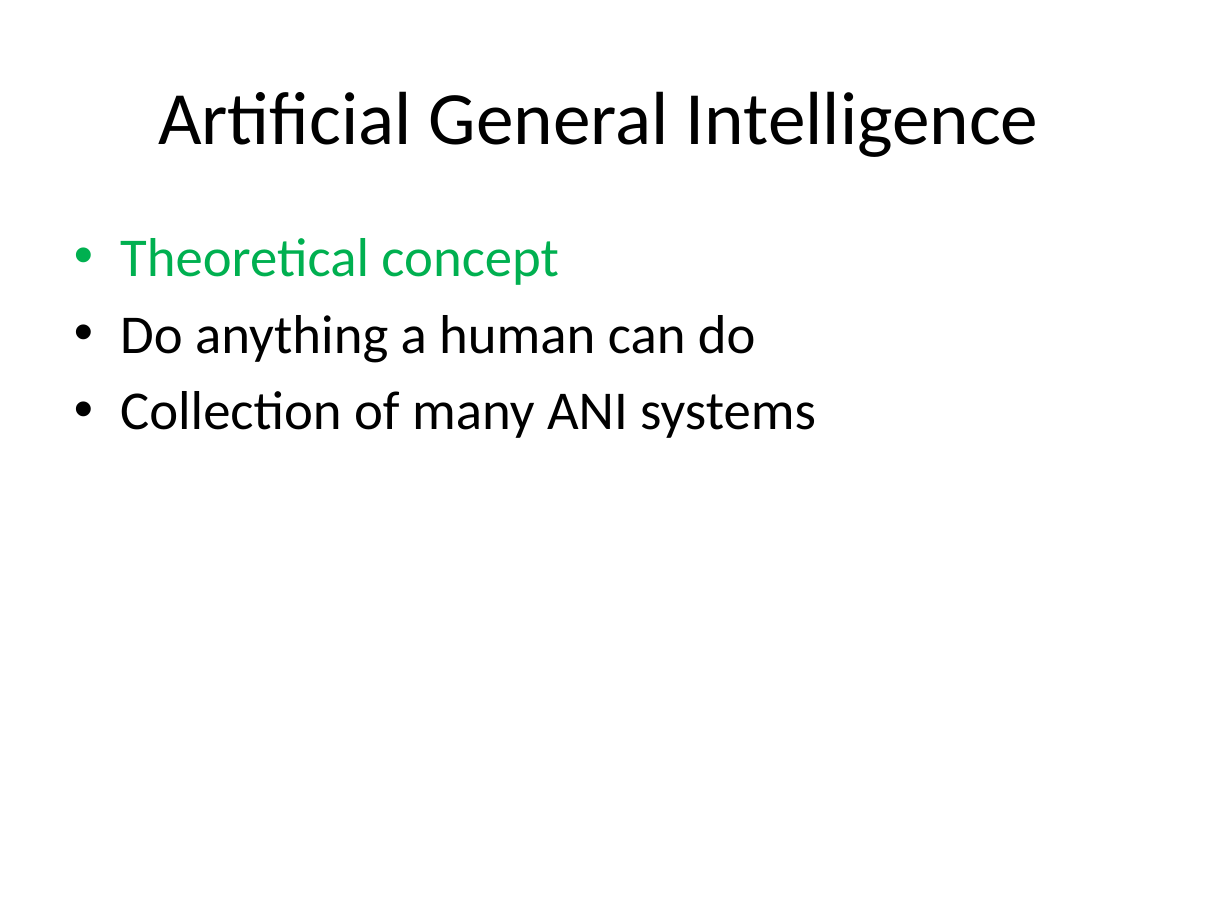
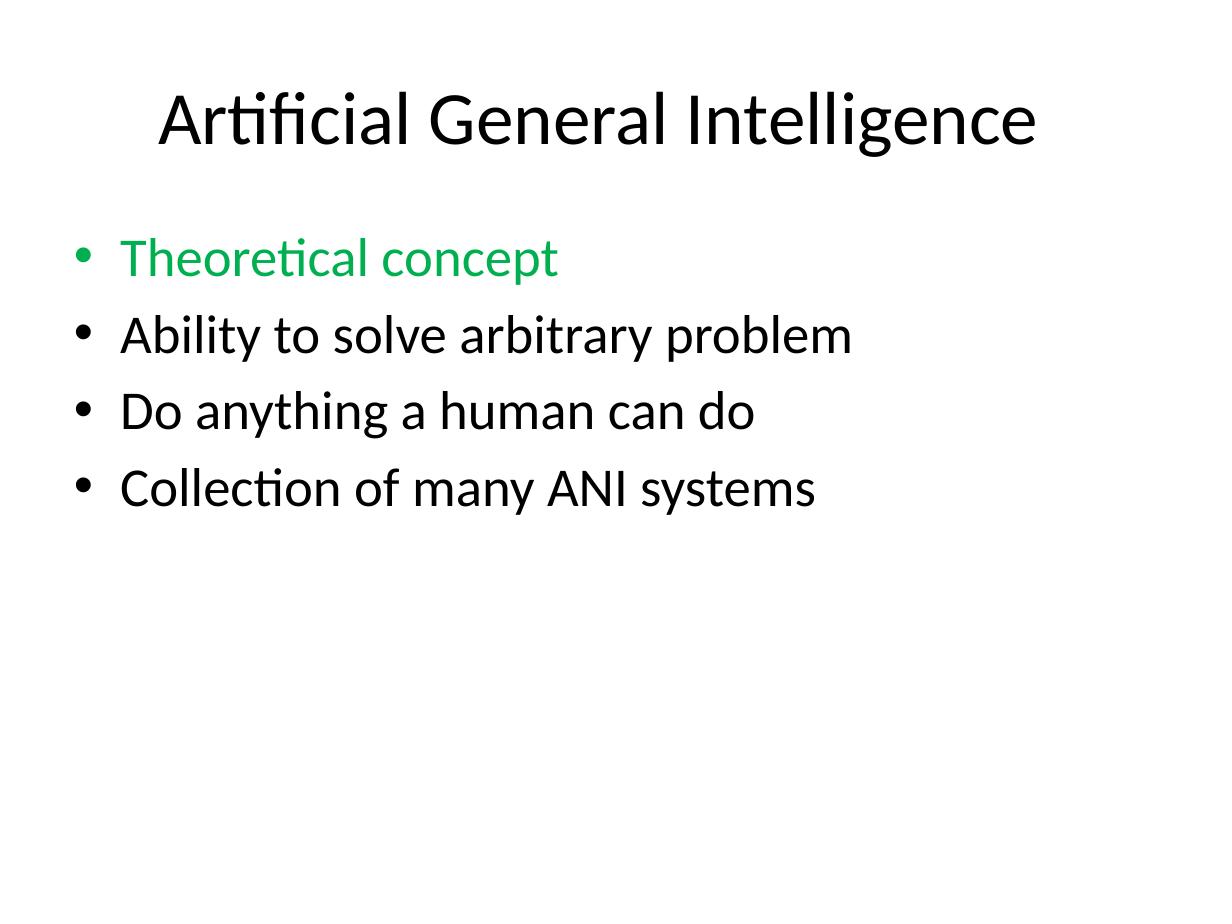
Before and after one commit to look4pritam/ArtificialIntelligence, a slide deck: slide 7 of ArtificialIntelligence/ArtificialIntelligence.pptx. Drawn at 1232x924 pixels with LibreOffice and Linux fonts; fonts in the diff are those of the drawing. Boxes give left, top, right and bottom in pixels: in the first picture for what was removed or moved away, otherwise in the second. Text is boxed around its words. In the diff, an @@ line names an element or a change of style, - is before the commit and + after.

```diff
--- a/ArtificialIntelligence/ArtificialIntelligence.pptx
+++ b/ArtificialIntelligence/ArtificialIntelligence.pptx
@@ text at (120, 315, 853, 362): paragraph added @@
+• Ability to solve arbitrary problem
```
